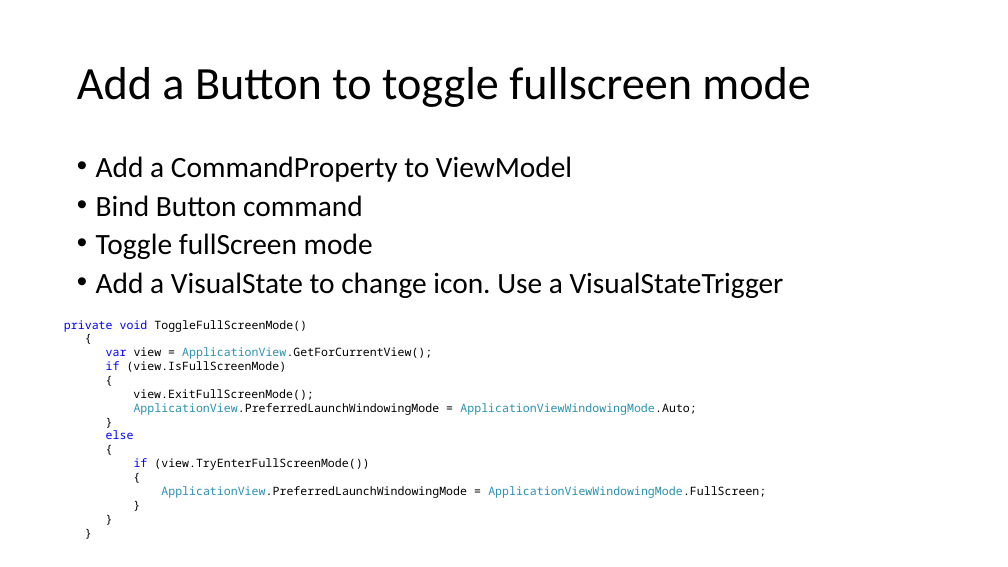
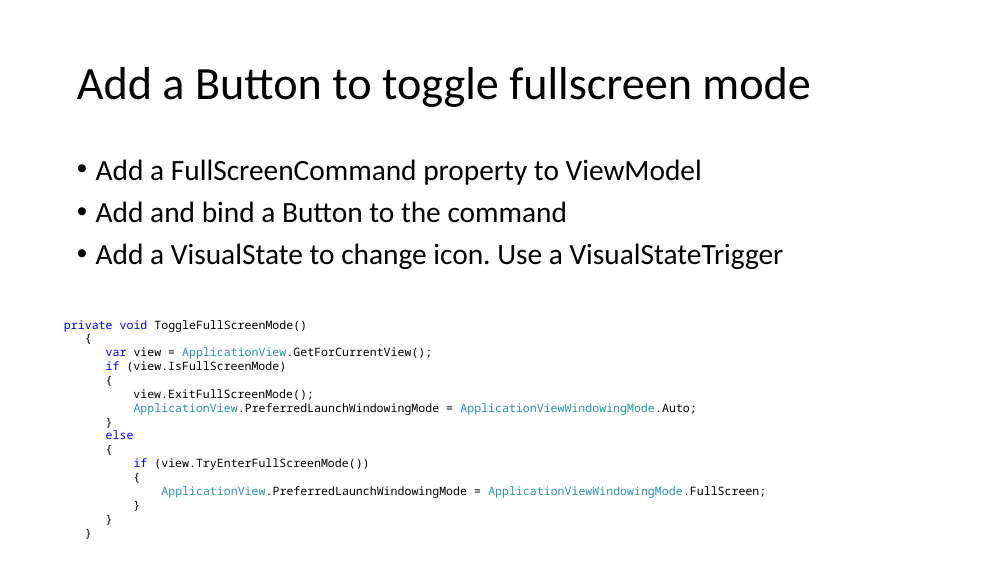
Before and after one commit to Cenito/PhotosLight, a slide deck: slide 7 of Documentation/PhotosLight-Hands-on-Labb.pptx (slide 6 before the commit). Drawn at 1008x567 pixels with LibreOffice and Linux fonts; fonts in the diff are those of the drawing. Boxes give left, top, right and bottom in pixels: in the first picture for what was removed or moved away, otherwise in the second. Text is boxed around its words. In the diff, an @@ line names an element or a change of style, - is before the commit and + after.

```diff
--- a/Documentation/PhotosLight-Hands-on-Labb.pptx
+++ b/Documentation/PhotosLight-Hands-on-Labb.pptx
@@ text at box(96, 159, 702, 223): text changed @@
-• Add a CommandProperty to ViewModel
-• Bind Button command
-• Toggle fullScreen mode
+• Add a FullScreenCommand property to ViewModel
+• Add and bind a Button to the command
@@ text at box(96, 243, 784, 269): line spacing 0.8 to 0.9 @@
```
Also in this commit, not shown: 3 other slides changed, 2 slides added, 1 slide removed.
